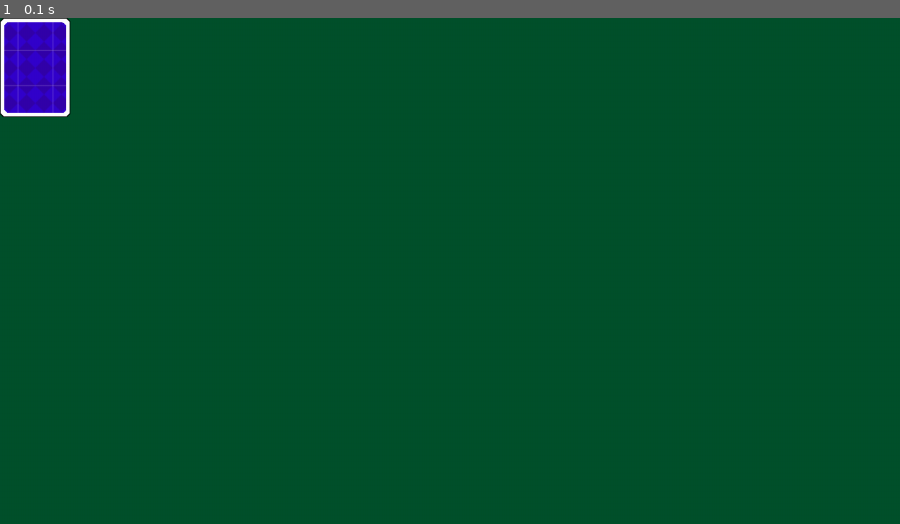
Above: before the commit, frame 1.
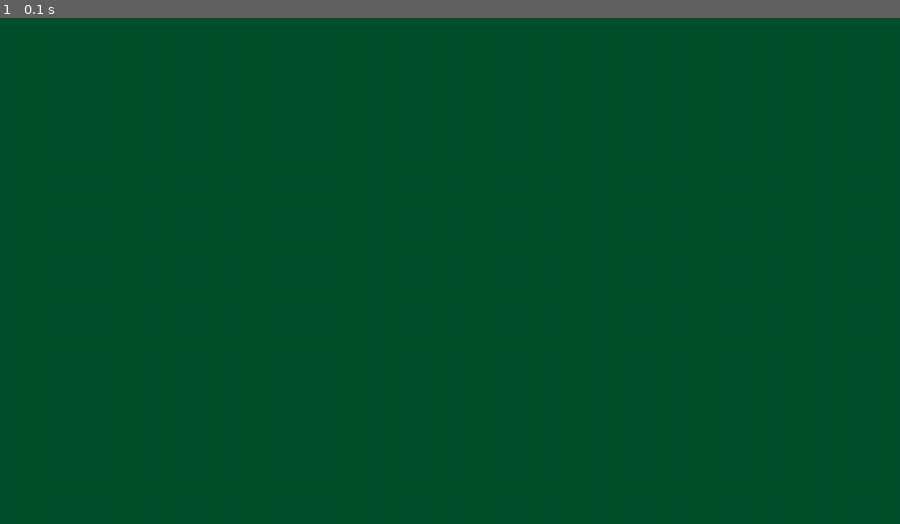
Above: after the commit, the same moment.

Repository: OwenOaks06/Solitaire-Pygame
Game: pygame game, started from src/game.py
Two runs of this game, one before a commit and one after it. Both use one fixed random seed, a clock stepped at 60 frames per second and the inputs below.
Inputs:
- Up to frame 1 (0.1 s): no input

The runs differ from the first frame. In frame 1, 1.5% of the frame differs, in the area x 0-8%, y 0-20%.

Commit message:
Fixed Some

Diff:
--- a/src/board.py
+++ b/src/board.py
@@ -1,5 +1,4 @@
 from deck import Deck
-from card import cardsGroup
 import pygame
 import os
 
@@ -19,7 +18,7 @@
         for i in range(self.NUM_COLUMNS):
             for j in range(max):
                 self.columns[i].append(deck.pickCard())
-                self.columns[i][j].rect.center = i * (self.WINDOW_WIDTH/8), 100 + (j*20)
+                self.columns[i][j].rect.center = (i * (self.WINDOW_WIDTH/8), 100 + (j*20))
             self.columns[i][max-1].faceUp = True
             max += 1
         self.deck = deck
--- a/src/card.py
+++ b/src/card.py
@@ -3,10 +3,7 @@
 from pygame.locals import MOUSEBUTTONDOWN
 from pygame.locals import MOUSEBUTTONUP
 from pygame.locals import MOUSEMOTION
-from pygame.sprite import Group
 import os
-
-cardsGroup = Group()
 
 class Card(pygame.sprite.Sprite):
     def __init__(self, suit, num):
@@ -44,3 +41,6 @@
                 self.moving = False
             elif event == MOUSEMOTION and self.moving:
                 self.rect.move_ip(event.rel)
+
+    def draw(self, screen):
+        screen.blit(self.image, self.rect.center)
--- a/src/deck.py
+++ b/src/deck.py
@@ -1,7 +1,5 @@
 from card import Card
-from card import cardsGroup
 from random import shuffle
-from pygame.sprite import Group
 
 class Deck():
     NUM_SUITS = 4
@@ -25,7 +23,6 @@
         for suit in range(self.NUM_SUITS):
             for number in range(self.NUM_PER_SUIT):
                 newCard = Card(self.SUITS[suit], number+1)
-                cardsGroup.add(newCard)
                 cards.append(newCard)
         return cards
 
--- a/src/game.py
+++ b/src/game.py
@@ -1,6 +1,5 @@
 from deck import Deck
 from board import Board
-from card import cardsGroup
 import pygame
 from pygame.locals import QUIT
 import sys
@@ -24,11 +23,14 @@
 deck = Deck()
 deck.shuffle()
 board.dealDeck(deck)
-board.printBoard()
 
 while True:
     events = pygame.event.get()
-    cardsGroup.update(events)
+    for i in board.columns:
+        for j in i:
+            j.update(events)
+            j.draw(screen)
+
     screen.fill(BACKGROUND)
 
     for event in events:
@@ -36,7 +38,5 @@
             pygame.quit()
             sys.exit()
 
-    cardsGroup.draw(screen)
-
     clock.tick(FPS)
     pygame.display.update()
